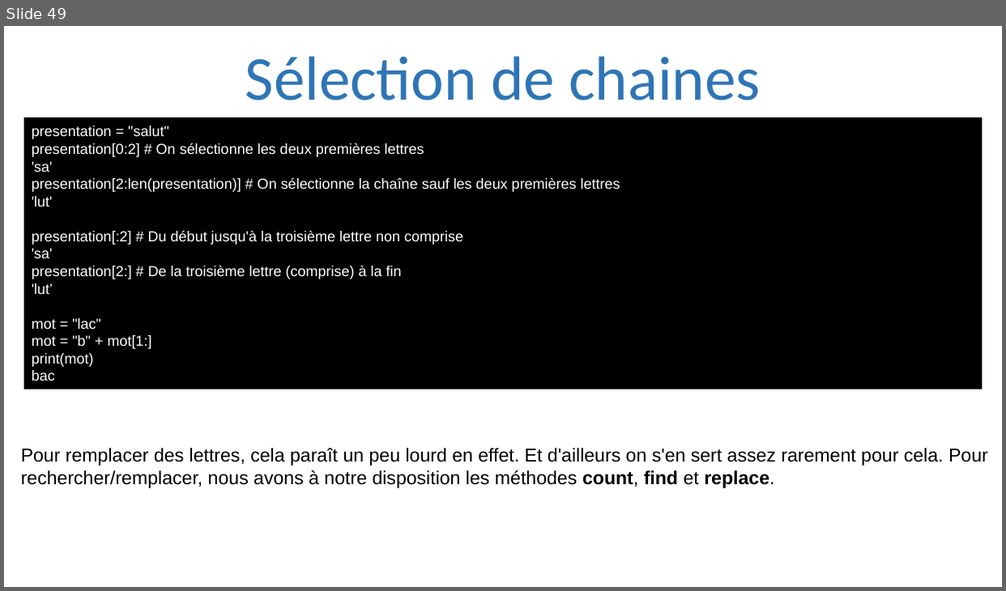
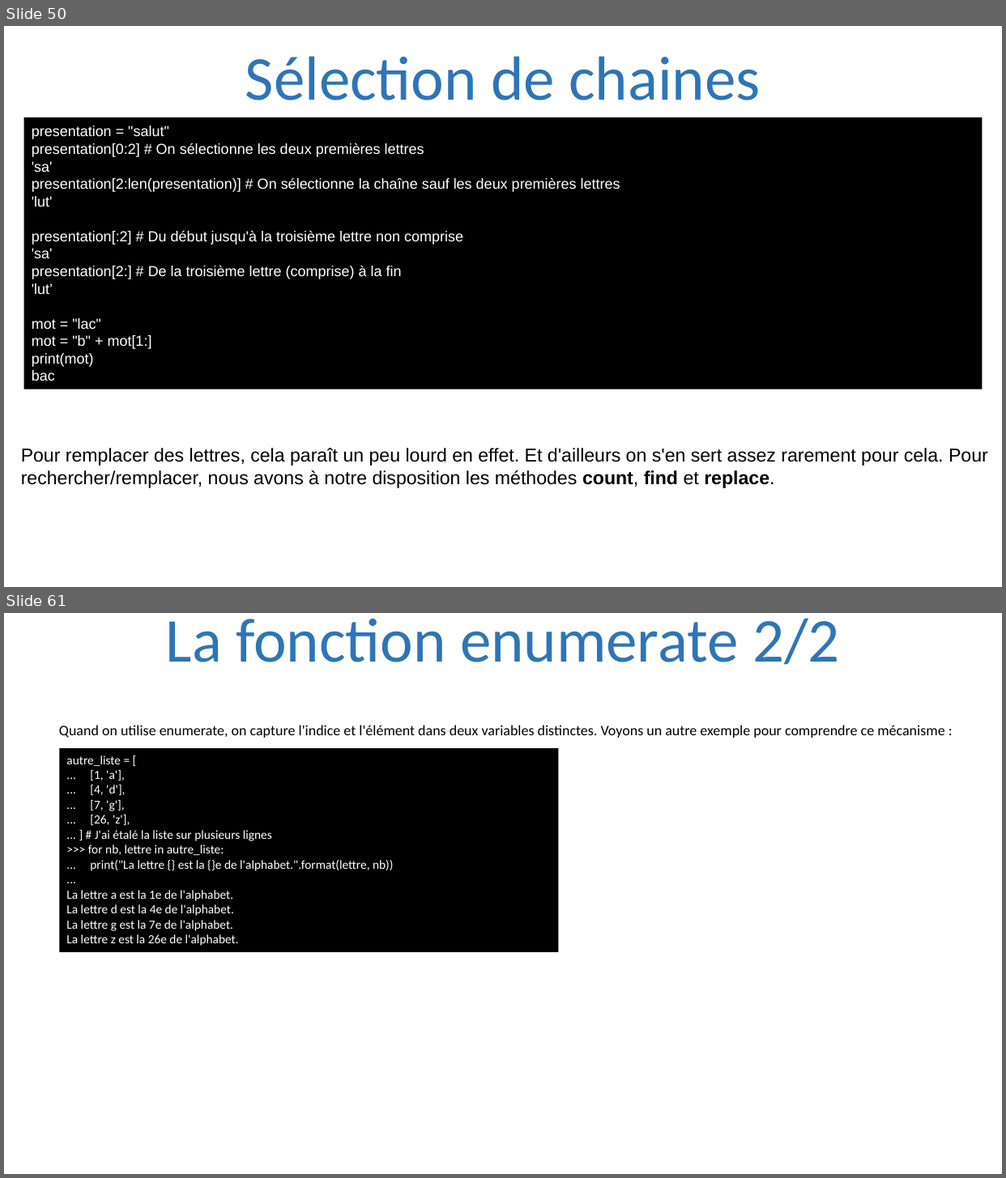
Before and after one commit to julienPalleau/PythonDoc, a slide deck: Python-resume.pptx. Shown one above the other, each under a label of ours: slide 49 before the commit, slides 50 and 61 after it; the slides between them are not shown. The pictures are 1006x591 and 1006x1178 pixels, drawn with LibreOffice and Linux fonts; fonts in the diff are those of the drawing. Boxes give left, top, right and bottom in pixels: in the first picture for what was removed or moved away, otherwise in the second. Text is boxed around its words. In the diff, an @@ line names an element or a change of style, - is before the commit and + after.

Commit message:
fin de creer des listes et des tuples

```diff
--- a/Python-resume.pptx
+++ b/Python-resume.pptx
@@ slide 61 added at (4, 613, 1002, 1174), background #FFFFFF @@
@@ title added at (166, 618, 840, 665), 60 pt, text #2E75B6 @@
+La fonction enumerate 2/2
@@ text added at (59, 725, 944, 738), 14 pt, text #000000 @@
+Quand on utilise enumerate, on capture l'indice et l'élément dans deux variables distinctes. Voyons un autre exemple pour comprendre ce mécanisme :
@@ rectangle added at (59, 748, 559, 953), fill #000000, 12 pt, text #FFFFFF @@
+autre_liste = [
+... [1, 'a'],
+... [4, 'd'],
+... [7, 'g'],
+... [26, 'z'],
+... ] # J'ai étalé la liste sur plusieurs lignes
+>>> for nb, lettre in autre_liste:
+... print("La lettre {} est la {}e de l'alphabet.".format(lettre, nb))
+...
+La lettre a est la 1e de l'alphabet.
+La lettre d est la 4e de l'alphabet.
+La lettre g est la 7e de l'alphabet.
+La lettre z est la 26e de l'alphabet.
@@ what was slide 49 is now slide 50 @@
```
Also in this commit, not shown: 8 slides changed, 23 other slides added.
